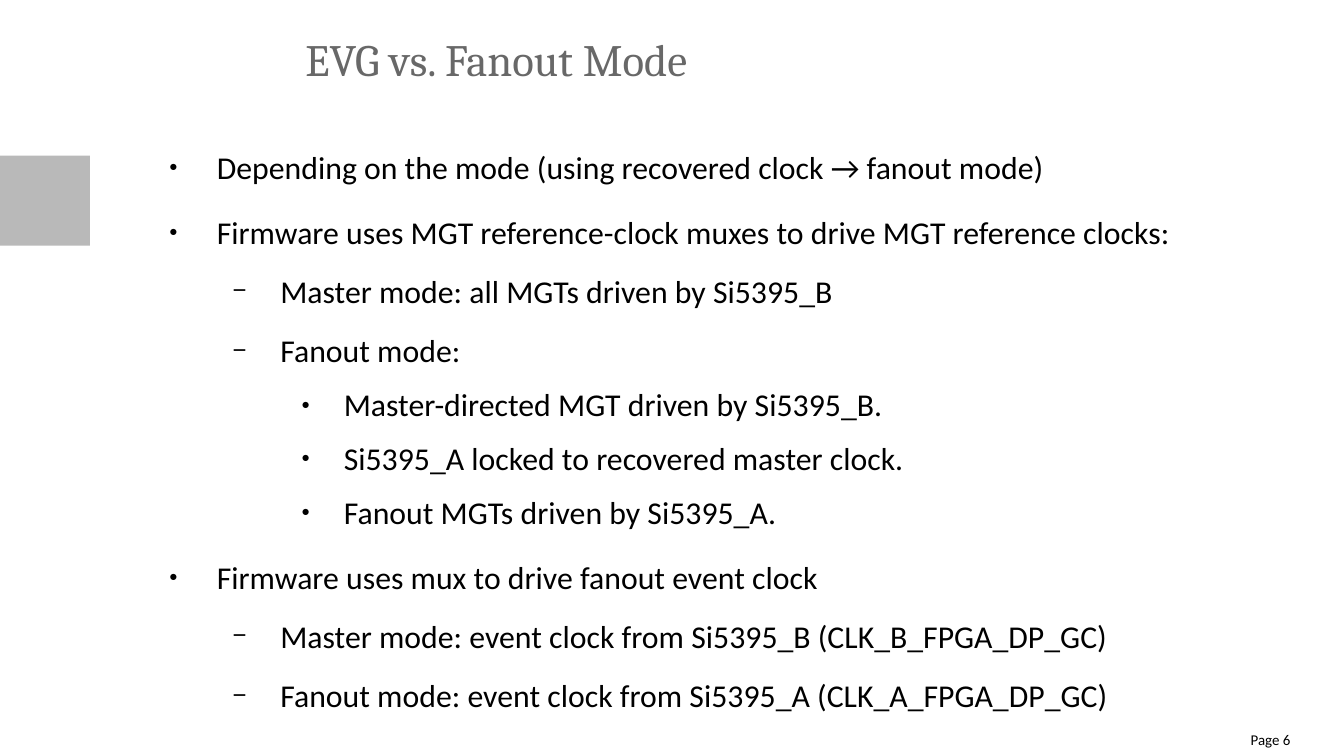
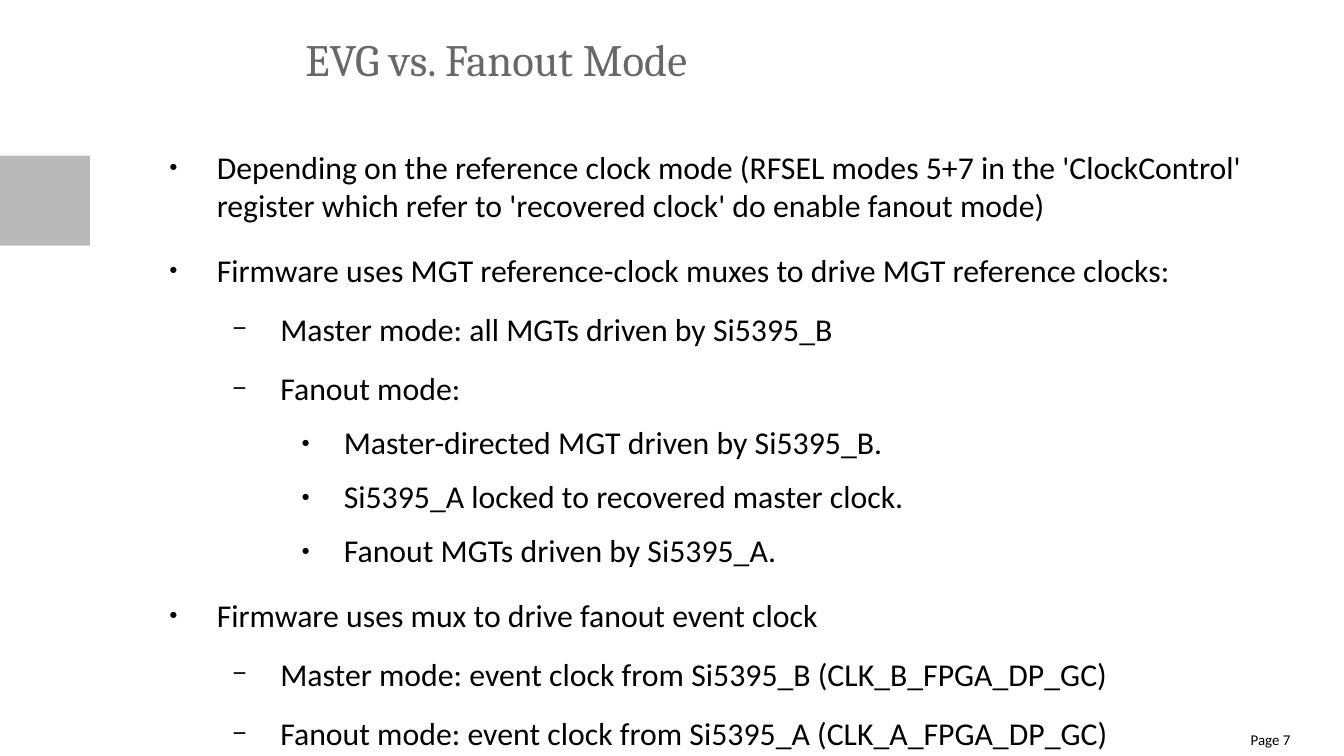
Before and after one commit to paulscherrerinstitute/CIO_EVM, a slide deck: slide 7 of doc/Clocking Notes.odp (slide 6 before the commit). Drawn at 1344x756 pixels with LibreOffice and Linux fonts; fonts in the diff are those of the drawing; background and template pictures are left out. Boxes give left, top, right and bottom in pixels: in the first picture for what was removed or moved away, otherwise in the second. Text is boxed around its words. In the diff, an @@ line names an element or a change of style, - is before the commit and + after.

```diff
--- a/doc/Clocking Notes.odp
+++ b/doc/Clocking Notes.odp
@@ text at box(217, 156, 1240, 223): text changed @@
-● Depending on the mode (using recovered clock → fanout mode)
+● Depending on the reference clock mode (RFSEL modes 5+7 in the 'ClockControl' register which refer to 'recovered clock' do enable fanout mode)
@@ page number at box(1251, 735, 1291, 748): text changed @@
-Page 6
+Page 7
```
Also in this commit, not shown: 4 other slides changed, 1 slide added, 1 other file.
